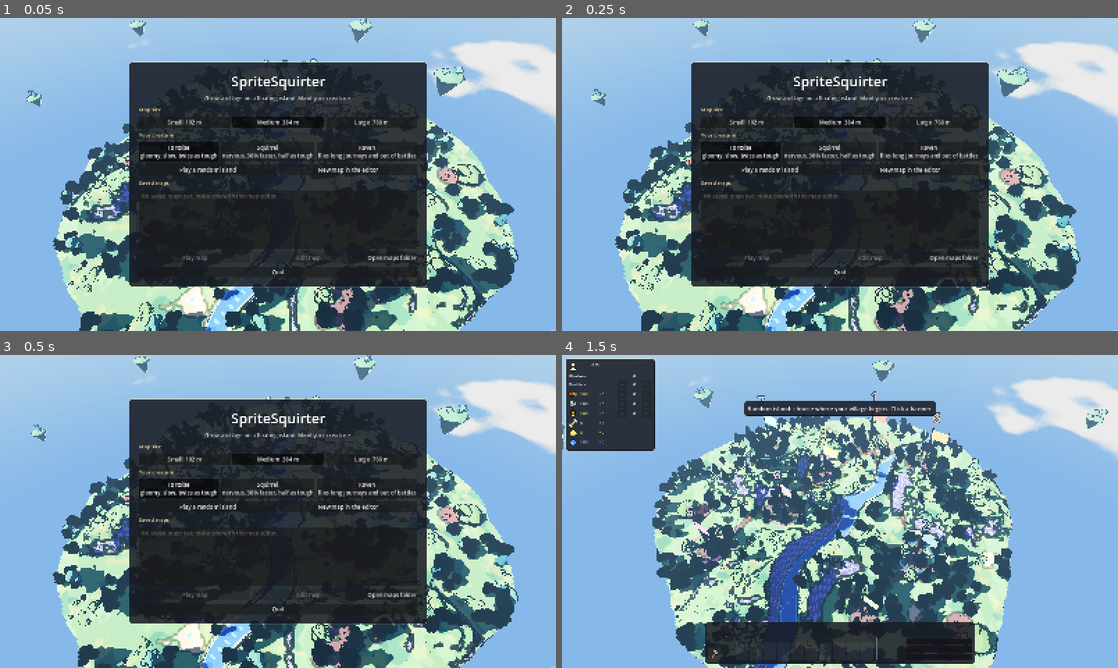
Above: before the commit, frames 1-4 (two rows, left to right).
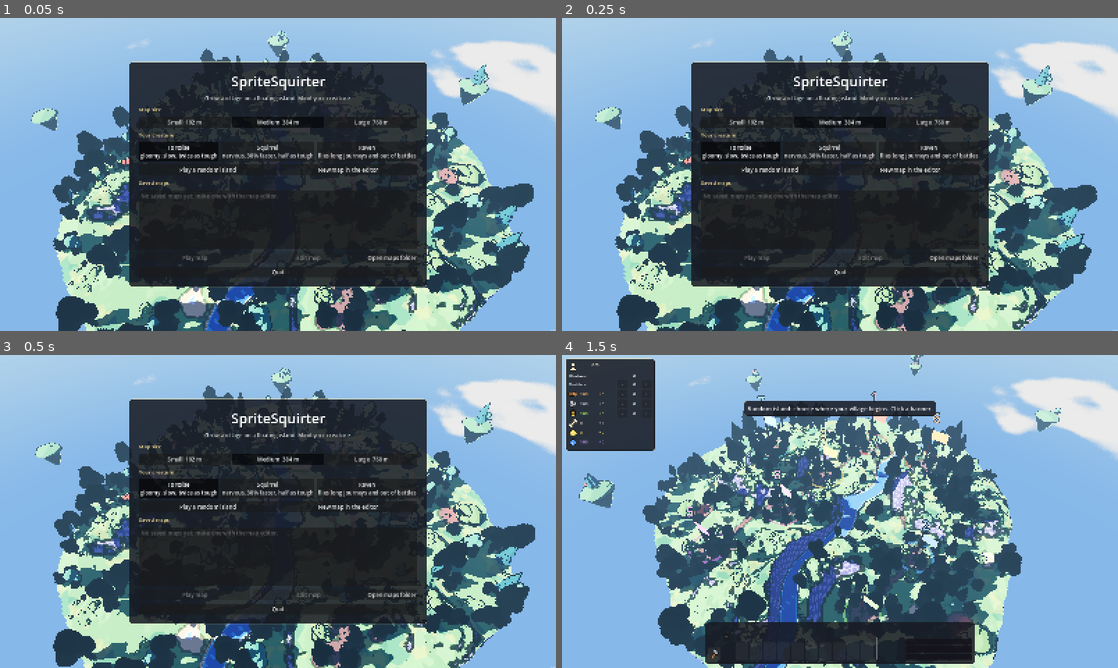
Above: after the commit, the same moments.

Repository: PrettyGoodSoftware1000/SpriteSquirter
Game: Godot game, scene res://scenes/main.tscn
The game is run twice, just before and just after one commit, with the same random seed, the same clock (stepped at 60 frames per second) and the same inputs.
Inputs (mouse positions are in pixels of both pictures, inside the frame that each line leads up to):
- Up to frame 1 (0.05 s): no input
- Up to frame 2 (0.25 s): no input
- Up to frame 3 (0.5 s): no input
- Up to frame 4 (1.5 s): click "Play a random island" at 0.5 s; click (712, 655) at 1.27 s

The runs differ from the first frame. In frame 1, 9.0% of the frame differs, in the area x 4-96%, y 0-100%; in frame 2, 8.9%; in frame 3, 9.0%, in the area x 5-97%, y 0-100%; in frame 4, 8.6%.

Commit message:
0.33: Trees vary more in height, the tallest 3 times the usual
Co-Authored-By: Claude Opus 5.5 <noreply@anthropic.com>
Claude-Session: https://claude.ai/code/session_011cxKp3PgFJBVa3hvJNomRE

Diff:
--- a/project.godot
+++ b/project.godot
@@ -11,7 +11,7 @@
 [application]
 
 config/name="SpriteSquirter"
-config/version="0.32"
+config/version="0.33"
 config/description="A 3D sandbox: a giant creature, procedural terrain, funky villages and fireballs."
 run/main_scene="res://scenes/main.tscn"
 config/features=PackedStringArray("4.7", "Forward Plus")
--- a/scripts/world/flora_factory.gd
+++ b/scripts/world/flora_factory.gd
@@ -6,6 +6,8 @@
 ## cheap. Colours come from the nature palette (see Art.nature).
 
 const VARIANTS := 5
+## The tallest a tree grows, as a share of the usual height.
+const TALLEST := 3.0
 
 static var _plants := {}
 static var _rocks: Array[ArrayMesh] = []
@@ -38,6 +40,15 @@
 	t.hp = t.max_hp
 	t.flammability = 0.6
 	t.burn_duration = rng.randf_range(8.0, 13.0)
+	# Height: most trees are about the usual size, a few much taller (up to
+	# TALLEST times), and the tall ones a little wider too. (Rolled last, so
+	# the trees saved in maps keep their kind, shape and spot.)
+	if kind != "bush":
+		var tall := 1.0 + (TALLEST - 1.0) * pow(rng.randf(), 3.0)
+		var wide := 1.0 + (tall - 1.0) * 0.35
+		t.scale = Vector3(s * wide, s * tall, s * wide)
+		t.height = data.height * s * tall
+		t.footprint = data.footprint * s * wide
 	if kind != "bush":
 		_add_collider(t, 0.35, data.height * 0.6)
 	return t
--- a/scripts/world/sapling.gd
+++ b/scripts/world/sapling.gd
@@ -10,7 +10,7 @@
 const SMALL := 0.12
 
 var _tree: Destructible
-var _full := 1.0
+var _full_scale := Vector3.ONE
 var _age := 0.0
 var _tick := 0.0
 
@@ -27,8 +27,8 @@
 
 func _ready() -> void:
 	_tree = get_parent() as Destructible
-	_full = _tree.scale.x
-	_tree.scale = Vector3.ONE * _full * SMALL
+	_full_scale = _tree.scale
+	_tree.scale = _full_scale * SMALL
 	# (After the tree's own _ready, which puts it among the trees.)
 	_settle.call_deferred()
 
@@ -56,7 +56,7 @@
 		queue_free()
 		return
 	var grown := share()
-	_tree.scale = Vector3.ONE * _full * lerpf(SMALL, 1.0, grown)
+	_tree.scale = _full_scale * lerpf(SMALL, 1.0, grown)
 	if grown >= 1.0:
 		_tree.remove_from_group("saplings")
 		_tree.add_to_group("trees")
Not shown, changed: docs/ROADMAP.md
